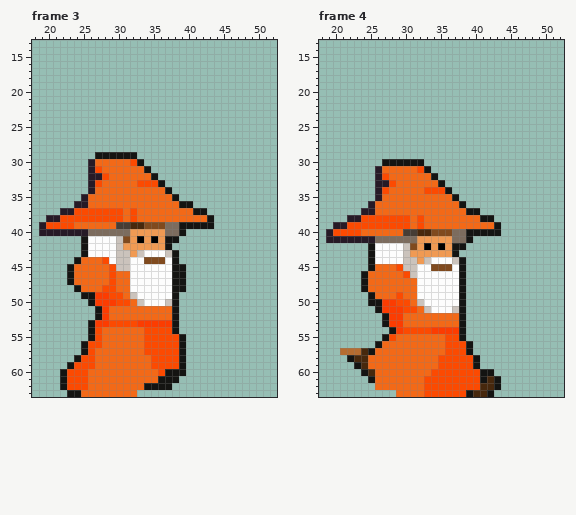
Pixel-art file: assets/Heroes/Wizzard/Run/Run.aseprite. Above: the version before the commit.
64x64 pixels, 6 frames. Colours within 5 levels of each other are drawn and written as one. Shown: frame 3: x 18..52, y 13..63; frame 4: x 18..52, y 13..63. The commit also changed other frames, which this record leaves out.
After the commit:
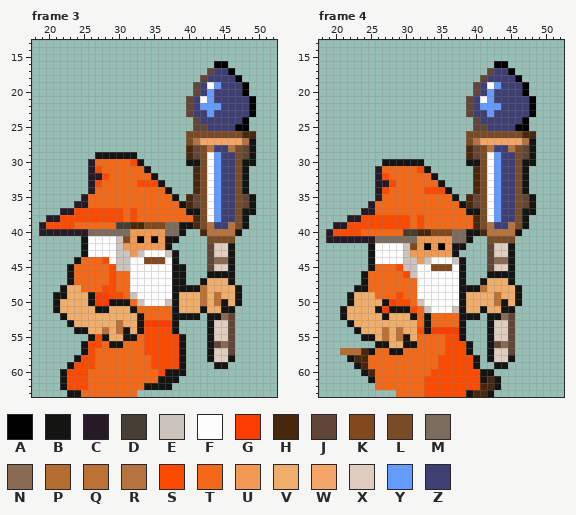
Palette (. is transparent): A #000000  B #141412  C #261a26  D #463d35  E #cbc3bc  F #fdfdfd  G #fc3c01  H #47280d  J #624537  K #804a1e  L #7a4b27  M #7c6c5e  N #8a6a55  P #b56c30  Q #be7134  R #b5733f  S #fc4a01  T #f36917  U #f09a53  V #f0ae6c  W #f4a568  X #dfcdbf  Y #639bff  Z #3f3f74
The edit:
layer "wand" now shown
layer "Layer 6" added
Changed rows in their new state; - is an unchanged pixel.
Frame 3, layers "Layer 6", "wand":
first column x 21:
16 -----------------------AA----
17 ----------------------JZZA---
18 ---------------------JZZZZA--
19 --------------------JZFYZZZA-
20 --------------------JZYZZZZA-
21 -------------------JZFYZZZZZA
22 -------------------JZYYYZZZZA
23 -------------------JZZYZZZZZA
24 --------------------JZZZZZZA-
25 --------------------JJZZZZAA-
26 -------------------LLLLLLLLHH
27 -------------------LRWWWWWWRB
28 -------------------HJLRZZRLJB
29 -------------------HJLFYZZLJB
30 -------------------BBLFYZZLBB
31 --------------------HLFYZZLB-
32 --------------------HLFYZZLB-
33 --------------------HLFYZZLB-
34 --------------------HLFYZZLB-
35 -------------------HJLFYZZLJB
36 -------------------HJLFYZZLJB
37 -------------------B-LFYZZLBB
38 --------------------HLFYZZLB-
39 --------------------HLRZZRLB-
40 ---------------------HRRRRB--
41 ----------------------LLLL---
42 ----------------------JXXB---
43 ----------------------JXXB---
44 ----------------------JNNB---
45 ----------------------JXXB---
46 ----------------------BBBB---
47 ---------------------BVVVB---
48 -BVV---------------BBQVVVVB--
49 BBVVV-------------VVVQVQVVB--
50 BVVVV---BBB-------VVVQVQBVB--
51 BVVVVV-BVVVB------VVVBVVBB---
52 -BVVVVVVVVVVB-----BBB-BBNJ---
53 --BVVVVVVQVVB---------BXXJ---
54 ---BBVVQVQBVB---------BXXJ---
55 -------BVVBB----------BXXJ---
56 --------BB------------BJNJ---
57 ----------------------BXXJ---
58 ----------------------BXXB---
59 -----------------------BB----
Frame 4, layers "Layer 6", "wand":
first column x 21:
16 ----------------------AA----
17 ---------------------JZZA---
18 --------------------JZZZZA--
19 -------------------JZFYZZZA-
20 -------------------JZYZZZZA-
21 ------------------JZFYZZZZZA
22 ------------------JZYYYZZZZA
23 ------------------JZZYZZZZZA
24 -------------------JZZZZZZA-
25 -------------------JJZZZZAA-
26 ------------------LLLLLLLLHH
27 ------------------LRWWWWWWRB
28 ------------------HJLRZZRLJB
29 ------------------HJLFYZZLJB
30 ------------------BBLFYZZLBB
31 -------------------HLFYZZLB-
32 -------------------HLFYZZLB-
33 -------------------HLFYZZLB-
34 -------------------HLFYZZLB-
35 ------------------HJLFYZZLJB
36 ------------------HJLFYZZLJB
37 --------------------LFYZZLBB
38 -------------------HLFYZZLB-
39 -------------------HLRZZRLB-
40 --------------------HRRRRB--
41 ---------------------LLLL---
42 ---------------------JXXB---
43 ---------------------JXXB---
44 ---------------------JNNB---
45 ---------------------JXXB---
46 ---------------------BBBB---
47 --------------------BVVVB---
48 --B---------------BBQVVVVB--
49 -BVVV-------------VVVVQVVB--
50 -BVVVVB-----------VVVVQBVB--
51 BVVVV--BBB--------VVBVVBB---
52 BVVVVV-VVVB-B-----BB-BBNJ---
53 -BVVVVVVVVV-B--------BXXJ---
54 --BVVVQVQVV-B--------BXXJ---
55 ---BBVQVQBV----------BXXJ---
56 ------BVVBB----------BJNJ---
57 -------BB------------BXXJ---
58 ---------------------BXXB---
59 ----------------------BB----
Changed places in both pictures, as pixel boxes (x1, y1, x2, y2):
changed: (179, 61, 256, 369)
changed: (53, 285, 144, 348)
changed: (466, 61, 536, 369)
changed: (340, 285, 431, 355)
